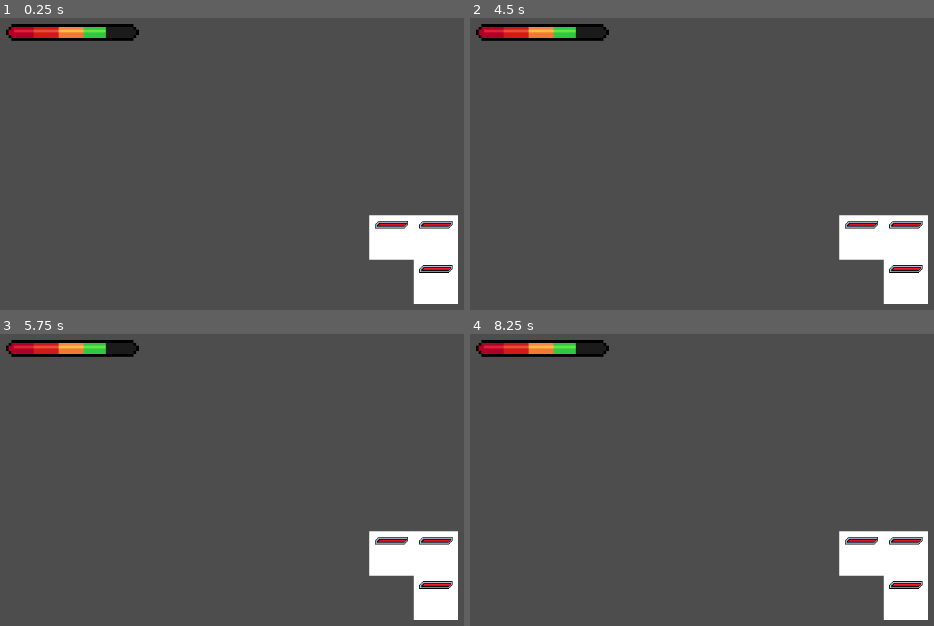
Above: before the commit, frames 1-4 (two rows, left to right).
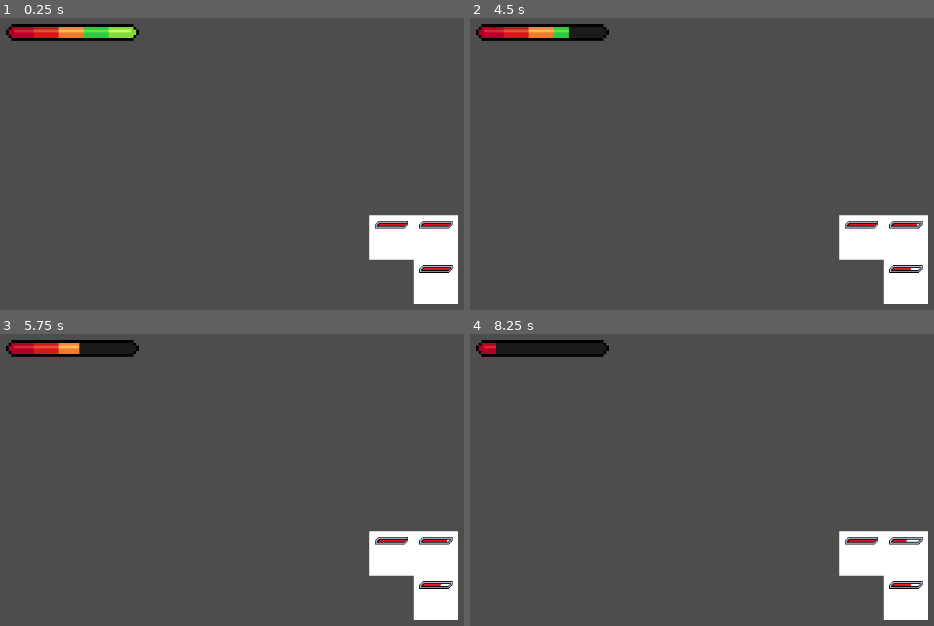
Above: after the commit, the same moments.

Repository: zuiyu1998/text_dungeon
Game: Godot game, scene res://main.tscn
The game is run twice, just before and just after one commit, with the same random seed, the same clock (stepped at 60 frames per second) and the same inputs.
Inputs (mouse positions are in pixels of both pictures, inside the frame that each line leads up to):
- Up to frame 1 (0.25 s): no input
- Up to frame 2 (4.5 s): tap Enter at 0.5, 2, 3.5 s; press the mouse at (859, 237) at 0.53 s; tap Space at 1.25, 2.75, 4.25 s; move the mouse to (906, 237) at 1.27 s; release the mouse at (906, 237) at 1.28 s; click (906, 237) at 1.35 s; move the mouse to (906, 280) at 2.02 s; press the mouse at (906, 280) at 2.03 s; move the mouse to (outside the picture) at 2.77 s; release the mouse at (outside the picture) at 2.78 s; click (outside the picture) at 2.85 s; move the mouse to (outside the picture) at 3.52 s; press the mouse at (outside the picture) at 3.53 s; move the mouse to (623, 169) at 4.27 s; release the mouse at (623, 169) at 4.28 s; click (623, 169) at 4.35 s
- Up to frame 3 (5.75 s): move the mouse to (431, 553) at 5.02 s; press the mouse at (431, 553) at 5.03 s
- Up to frame 4 (8.25 s): move the mouse to (743, 442) at 5.77 s; release the mouse at (743, 442) at 5.78 s; click (743, 442) at 5.85 s; move the mouse to (outside the picture) at 6.52 s; press the mouse at (outside the picture) at 6.53 s; move the mouse to (702, 576) at 7.27 s; release the mouse at (702, 576) at 7.28 s; click (702, 576) at 7.35 s; move the mouse to (outside the picture) at 8.02 s; press the mouse at (outside the picture) at 8.03 s

The runs differ from the first frame. In frame 1, 0.2% of the frame differs, in the area x 22-30%, y 3-7%; in frame 2, less than 0.1%; in frame 3, 0.2%; in frame 4, 0.7%, in the area x 5-98%, y 3-87%.
Error before the commit: Parse Error: Cannot find member "Puncture" in base "Damage.DamageType". (res://src/battle/battle_options.gd:22)

Commit message:
fix: 错误修复

Diff:
--- a/auto_load/global.gd
+++ b/auto_load/global.gd
@@ -9,8 +9,3 @@
 func on_player_die():
 	print("on_player_die")
 	player_die.emit()
-
-
-func _ready() -> void:
-	player.stats._state.update_health(-5)
-	player.stats.die.connect(on_player_die)
--- a/auto_load/global.tscn
+++ b/auto_load/global.tscn
@@ -1,10 +1,9 @@
 [gd_scene load_steps=3 format=3 uid="uid://b1nk8uls0d081"]
 
 [ext_resource type="Script" path="res://auto_load/global.gd" id="1_dtov7"]
-[ext_resource type="Script" path="res://src/player/player.gd" id="2_r40d5"]
+[ext_resource type="PackedScene" uid="uid://b88ir88h7knoi" path="res://src/player/player.tscn" id="2_0l8n8"]
 
 [node name="Global" type="Node"]
 script = ExtResource("1_dtov7")
 
-[node name="Player" type="Node" parent="."]
-script = ExtResource("2_r40d5")
+[node name="Player" parent="." instance=ExtResource("2_0l8n8")]
--- a/src/battle/battle_options.gd
+++ b/src/battle/battle_options.gd
@@ -19,7 +19,7 @@
 var damage: int = 0
 
 # 伤害类型
-var damage_type: Damage.DamageType = Damage.DamageType.Puncture
+var damage_type: Damage.DamageType = Damage.DamageType.PUNCTURE
 
 # 协调
 var coordinate: int = 10
@@ -33,7 +33,7 @@
 var thump_dice_options: Dice.DiceOption = Dice.DiceOption.new()
 
 # 抗性
-var resistance_map: Dictionary = {Damage.DamageType.Puncture: 100}
+var resistance_map: Dictionary = {Damage.DamageType.PUNCTURE: 100}
 
 
 func clone_resistance() -> Dictionary:
--- a/src/battle/damage_calculator.gd
+++ b/src/battle/damage_calculator.gd
@@ -1,6 +1,6 @@
 class_name DamageCalculator
 
-var damage_type: Damage.DamageType = Damage.DamageType.Puncture
+var damage_type: Damage.DamageType = Damage.DamageType.PUNCTURE
 
 var damage: int = 0
 
@@ -17,7 +17,7 @@
 var thump_magnification: int = 150
 
 # 穿刺抗性
-var resistance_map: Dictionary = {Damage.DamageType.Puncture: 100}
+var resistance_map: Dictionary = {Damage.DamageType.PUNCTURE: 100}
 
 
 func get_damage_result() -> DamageResult:
--- a/src/core/dice/dice.gd
+++ b/src/core/dice/dice.gd
@@ -11,15 +11,15 @@
 	res.number = num
 
 	if num == _options.max_count:
-		res.state = DiceResult.DiceResultState.GreatSuccess
+		res.state = DiceResult.DiceResultState.GREAT_SUCCESS
 	elif num == _options.min_count:
-		res.state = DiceResult.DiceResultState.GreatFail
+		res.state = DiceResult.DiceResultState.GREAT_FAIL
 	elif (num + _options.max_offset) >= _options.max_count:
-		res.state = DiceResult.DiceResultState.Success
+		res.state = DiceResult.DiceResultState.SUCCESS
 	elif (num - _options.min_offset) <= _options.min_count:
-		res.state = DiceResult.DiceResultState.Fail
+		res.state = DiceResult.DiceResultState.FAIL
 	else:
-		res.state = DiceResult.DiceResultState.Normal
+		res.state = DiceResult.DiceResultState.NORMAL
 	return res
 
 
--- a/src/player/player.gd
+++ b/src/player/player.gd
@@ -1,4 +1,4 @@
 class_name Player
 extends Node
 
-var stats: Stats = Stats.new_stats()
+@onready var stats: Stats = $Stats
--- /dev/null
+++ b/src/player/player.tscn
@@ -0,0 +1,9 @@
+[gd_scene load_steps=3 format=3 uid="uid://b88ir88h7knoi"]
+
+[ext_resource type="PackedScene" uid="uid://cc3sbhjjfmyxk" path="res://src/stats/stats.tscn" id="1_g4r22"]
+[ext_resource type="Script" path="res://src/player/player.gd" id="1_nfdmx"]
+
+[node name="Player" type="Node"]
+script = ExtResource("1_nfdmx")
+
+[node name="Stats" parent="." instance=ExtResource("1_g4r22")]
--- a/src/stats/stats.gd
+++ b/src/stats/stats.gd
@@ -4,10 +4,14 @@
 signal health_update
 signal die
 
-var _base_props: Props
+var _base_props: Props = PropConst.get_default_props()
 
-var _props: Props
+var _props: Props = PropConst.get_default_props()
 var _state: StatsState = StatsState.new()
+
+
+func _ready() -> void:
+	_on_bind()
 
 
 func destroy():
@@ -22,18 +26,6 @@
 # 获取伤害
 func get_damage() -> int:
 	return 2
-
-
-static func new_stats():
-	var new_v = Stats.new()
-	var props = PropConst.get_default_props()
-	new_v._base_props = props
-	new_v._props = PropConst.get_default_props()
-	new_v._props.from_dic(props.to_dic())
-
-	new_v._on_bind()
-
-	return new_v
 
 
 func get_health_progress() -> float:
